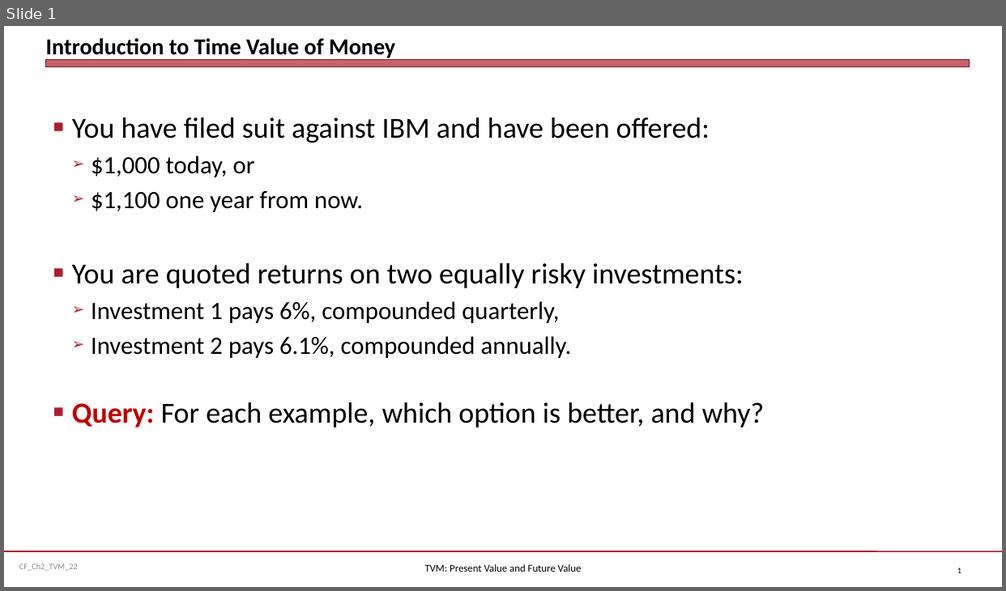
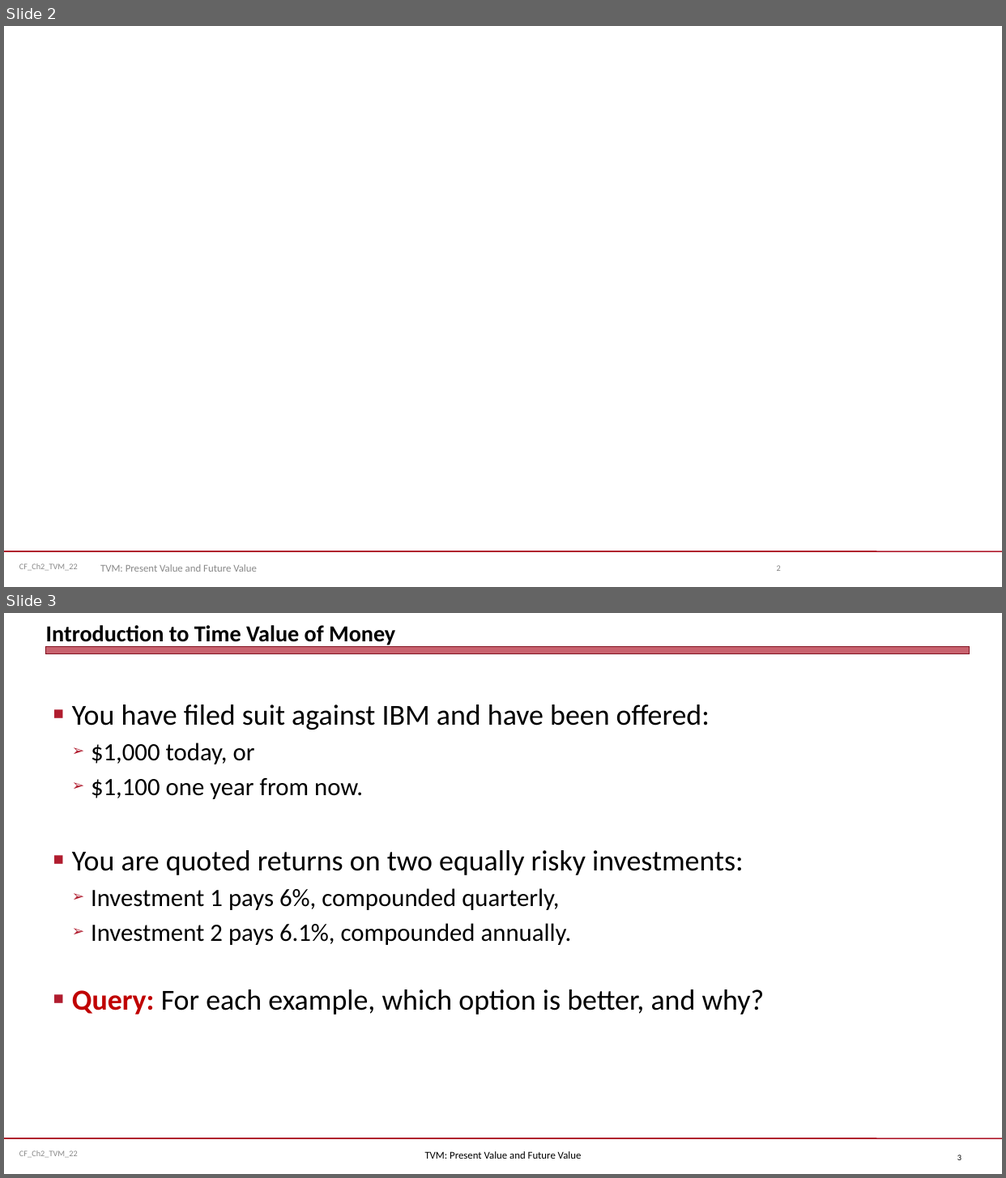
Before and after one commit to jmc877/Corporate-Finance, a slide deck: slides/CF_Ch2_TVM_22.pptx. Shown one above the other, each under a label of ours: slide 1 before the commit, slides 2 and 3 after it. The pictures are 1006x591 and 1006x1178 pixels, drawn with LibreOffice and Linux fonts; fonts in the diff are those of the drawing. Boxes give left, top, right and bottom in pixels: in the first picture for what was removed or moved away, otherwise in the second. Text is boxed around its words. In the diff, an @@ line names an element or a change of style, - is before the commit and + after.

```diff
--- a/slides/CF_Ch2_TVM_22.pptx
+++ b/slides/CF_Ch2_TVM_22.pptx
@@ slide 2 added at <box>4,26,1002,587</box>, background #FFFFFF; not listed: 2 template elements that a slide beside it also shows @@
@@ text added at <box>100,565,257,572</box>, 10 pt, text #898989 @@
+TVM: Present Value and Future Value
@@ page number added at <box>777,565,781,571</box>, 8 pt, text #808080 @@
+2
@@ what was slide 1 is now slide 3 @@
@@ page number at <box>957,1155,961,1161</box>: text changed @@
-1
+3
```
Also in this commit, not shown: 1 slide changed, 1 other slide added, 2 other files.
